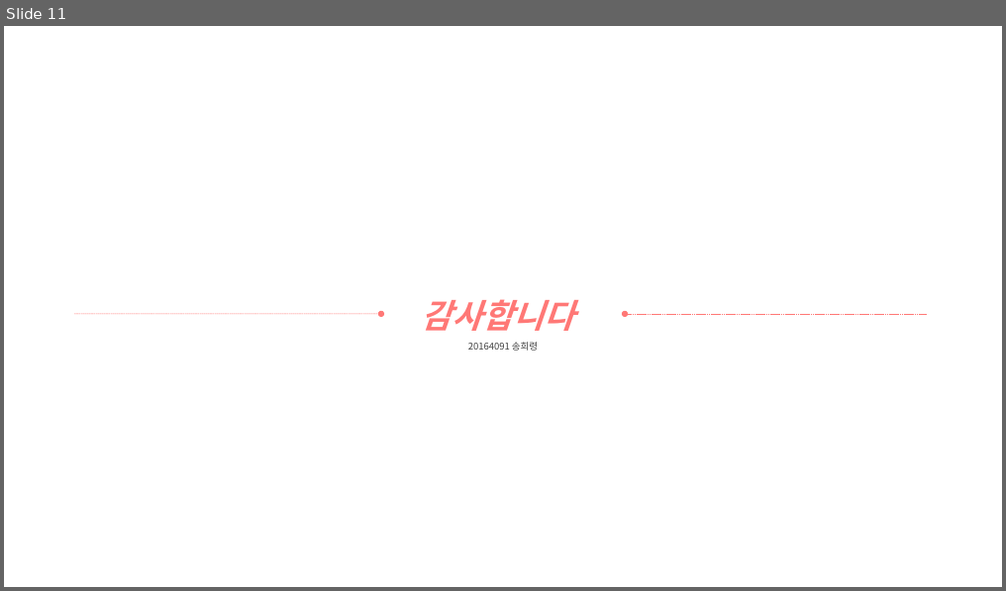
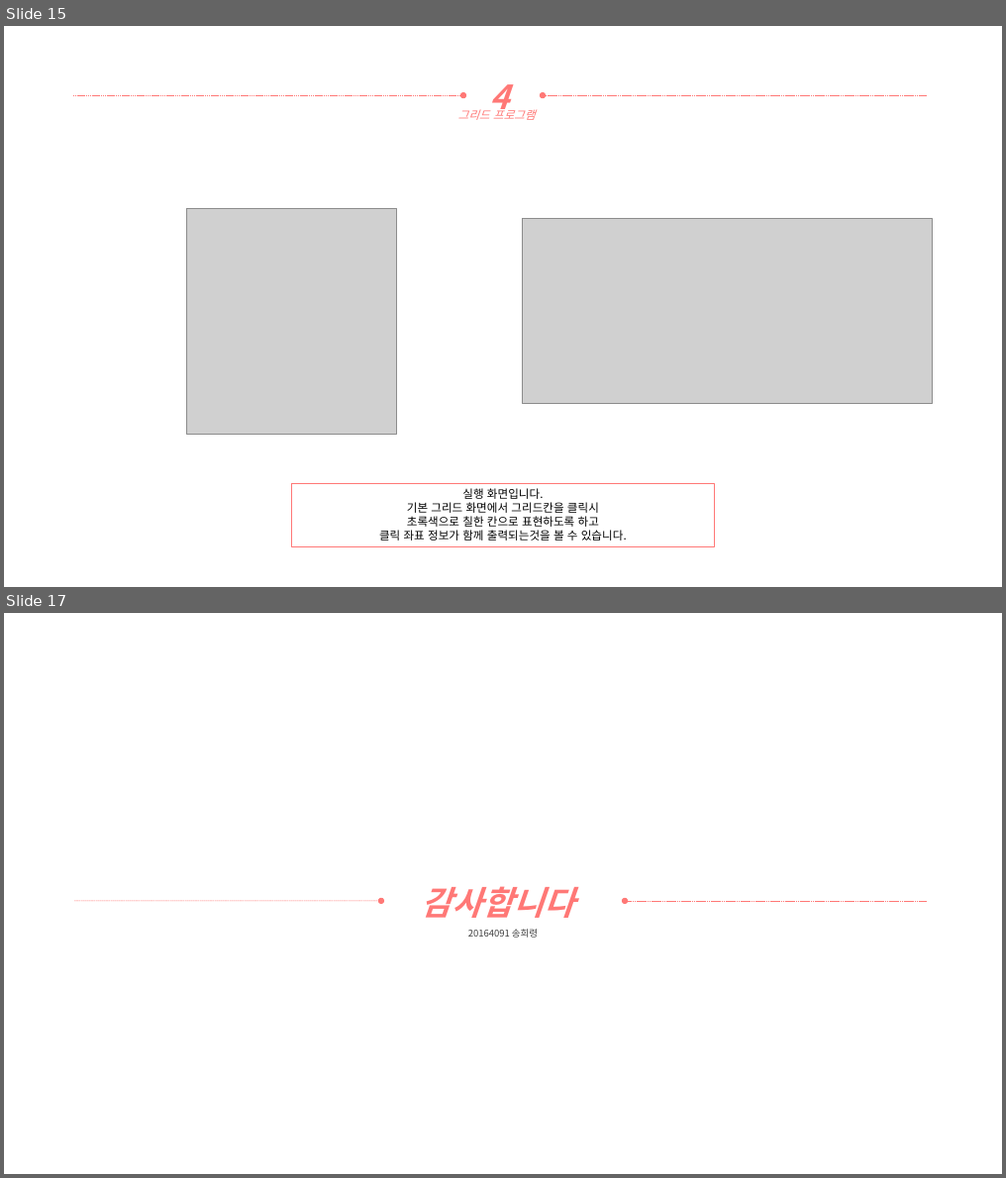
Before and after one commit to yooatom2200/Programing_Base_2, a slide deck: 12장/20164091-송희령-12장 과제.pptx. Shown one above the other, each under a label of ours: slide 11 before the commit, slides 15 and 17 after it; the slides between them are not shown. The pictures are 1006x591 and 1006x1178 pixels, drawn with LibreOffice and Linux fonts; fonts in the diff are those of the drawing; grey boxes stand for pictures. Boxes give left, top, right and bottom in pixels: in the first picture for what was removed or moved away, otherwise in the second. Text is boxed around its words. In the diff, an @@ line names an element or a change of style, - is before the commit and + after.

```diff
--- a/12장/20164091-송희령-12장 과제.pptx
+++ b/12장/20164091-송희령-12장 과제.pptx
@@ slide 15 added at (4, 26, 1002, 587), background #FFFFFF @@
@@ text added at (490, 84, 510, 119), 32 pt, text #FF7876, bold, italic @@
+4
@@ arrow added from (73, 95) to (463, 95), #FF7876 0.5 pt dashed @@
@@ text added at (458, 107, 536, 120), 11 pt, text #FF7876, italic @@
+그리드 프로그램
@@ arrow added from (927, 95) to (543, 95), #FF7876 0.5 pt dashed @@
@@ picture added at (187, 208, 397, 434) @@
@@ picture added at (523, 218, 933, 404) @@
@@ rectangle added at (292, 484, 715, 547), outline #FF7876 1 pt, 11 pt, text #000000 @@
+실행 화면입니다.
+기본 그리드 화면에서 그리드칸을 클릭시
+초록색으로 칠한 칸으로 표현하도록 하고
+클릭 좌표 정보가 함께 출력되는것을 볼 수 있습니다.
@@ what was slide 11 is now slide 17 @@
```
Also in this commit, not shown: 1 slide changed, 5 other slides added, 1 other file.
